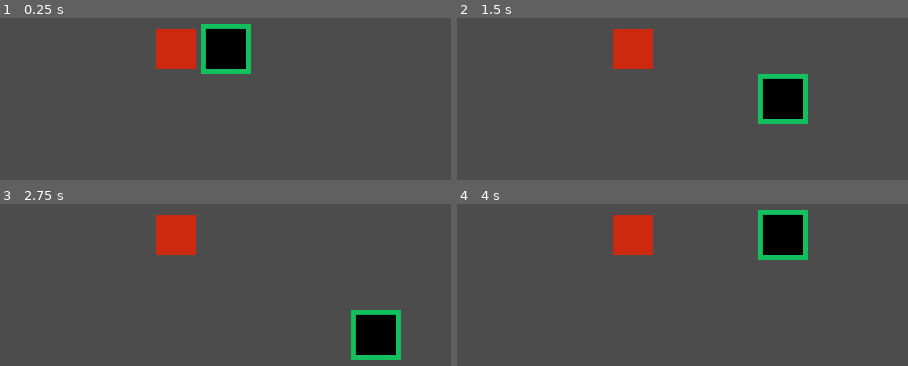
Above: before the commit, frames 1-4 (two rows, left to right).
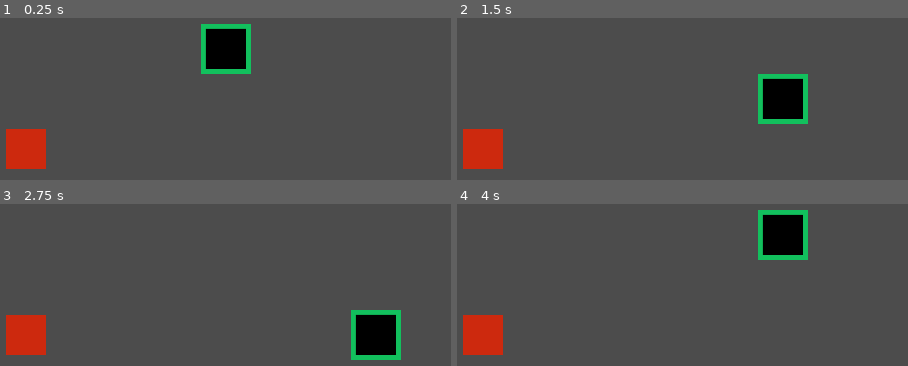
Above: after the commit, the same moments.

Repository: addja/snake
Game: Godot game, scene res://Game/Game.tscn
The game is run twice, just before and just after one commit, with the same random seed, the same clock (stepped at 60 frames per second) and the same inputs. The engine's default icon, where the game draws it, is replaced by a stand-in: a white triangle on a blue panel in a dark square.
Inputs:
- Up to frame 1 (0.25 s): no input
- Up to frame 2 (1.5 s): hold Right (ui_right) 0.53-1.28 s; tap Enter at 1.25 s; hold Down (ui_down) from 1.28 s (still down)
- Up to frame 3 (2.75 s): release Down (ui_down) at 2.03 s; hold Right (ui_right) from 2.03 s (still down)
- Up to frame 4 (4 s): tap Space at 2.75 s; release Right (ui_right) at 2.78 s; hold Up (ui_up) 2.78-3.53 s; hold Left (ui_left) from 3.53 s (still down)

The runs differ from the first frame. In frame 1, 4.4% of the frame differs, in the area x 1-44%, y 6-94%; in frame 2, 4.4%; in frame 3, 4.4%; in frame 4, 4.4%.

Commit message:
The snake grows

Diff:
--- a/Game/Game.gd
+++ b/Game/Game.gd
@@ -3,44 +3,72 @@
 # Attributes.
 var apple
 var appleScene = preload( "res://Apple/Apple.tscn" )
-var snake
+var grid = Vector2( 10, 10 )
+var snake = []
 var snakeScene = preload( "res://Snake/Snake.tscn" )
 var timeBuffer = 0
 
 # Constants.
 const TICK = 0.5
-const TILESX = 10
-const TILESY = 10
 
 # Functions.
 func free_position():
-	return Vector2( randi() % TILESX, randi() % TILESY )
+	var free = []
+	for i in range( grid.x ):
+		for j in range( grid.y ):
+			free.append( Vector2( i, j ) )
+	for piece in snake:
+		free.remove( piece.coord.x * grid.x + piece.coord.y )
+		print( piece.coord )
+	print( free )
+	return free[ randi() % free.size() ]
 	# TODO compute free positions and get one
 
 func game_over():
 	for n in get_children():
 		remove_child( n )
 		n.queue_free()
+	snake = []
+
+func move_snake():
+	var snakeSize = snake.size()
+	if snake.back().eaten:
+		snake.back().end_eat()
+		snake.append( snakeScene.instance().new_snake( snake.back().coord, grid ) )
+		add_child( snake.back() )
+	for i in range( snakeSize -1, 0, -1 ):
+			snake[ i ].coord = snake[ i - 1 ].coord
+			snake[ i ].follow()
+			if snake[ i -1 ].eaten:
+				snake[ i - 1 ].end_eat()
+				snake[ i ].eat()
+	if snake.size() > 1 && snake[ 0 ].step == -snake[ 0 ].oldStep:
+		snake[ 0 ].step = snake[ 0 ].oldStep
+	snake[ 0 ].move()
 
 func new_apple():
 	apple = appleScene.instance()
-	apple.grid( TILESX, TILESY )
-	apple.starting_position( free_position() )
+	apple.grid = grid
+	apple.coord = free_position()
 
 func new_game():
-	new_snake( TILESX / 2, TILESY / 2 )
+	snake.append( snakeScene.instance().new_snake( grid / 2, grid ) )
+	snake[ 0 ].head = true
 	new_apple()
-	add_child( snake )
+	add_child( snake[ 0 ] )
 	add_child( apple )
 
-func new_snake( x, y ):
-	snake = snakeScene.instance()
-	snake.grid( TILESX, TILESY )
-	snake.starting_position( Vector2( x, y ) )
+func ouroboros():
+	var headCoord = snake[ 0 ].coord
+	for i in range( 1, snake.size() ):
+		if snake[ i ].coord == headCoord:
+			game_over()
+			new_game()
+			return
 
 func process_collisions():
-	if snake.tiledPosition == apple.tiledPosition:
-		snake.grow()
+	if snake[ 0 ].coord == apple.coord:
+		snake[ 0 ].eaten = true
 		remove_child( apple )
 		new_apple()
 		add_child( apple )
@@ -49,8 +77,10 @@
 	timeBuffer += delta
 	if ( timeBuffer > TICK ):
 		timeBuffer = 0
-		snake.move()
 		process_collisions()
+		move_snake()
+		ouroboros()
+
 
 func _ready():
 	new_game()
--- a/GridObject/GridObject.gd
+++ b/GridObject/GridObject.gd
@@ -3,38 +3,32 @@
 class_name GridObject
 
 # Attributes.
+var coord = Vector2( 0, 0 )
+var grid = Vector2( 0, 0 )
 var spriteOffset = Vector2( 0, 0 )
 var spriteScale = Vector2( 0, 0 )
-var tiledPosition = Vector2( 0, 0 )
-var tiles = Vector2( 0, 0 )
 
 # Functions.
 func coord_to_position():
-	tiledPosition = wrap_map( tiledPosition )
-	position = tiledPosition * spriteScale + spriteOffset
-
-func grid( tilesX, tilesY ):
-	tiles = Vector2( tilesX, tilesY )
+	coord = wrap_map()
+	position = coord * spriteScale + spriteOffset
 
 func prepare_sprite():
-	spriteScale = Vector2( self.get_viewport().get_visible_rect().size.x / tiles.x,
-		self.get_viewport().get_visible_rect().size.y / tiles.y )
+	spriteScale = Vector2( self.get_viewport().get_visible_rect().size.x / grid.x,
+						   self.get_viewport().get_visible_rect().size.y / grid.y )
 	self.set_scale( spriteScale / self.get_texture().get_size() )
 	spriteOffset = spriteScale / 2
 
-func starting_position( coord ):
-	tiledPosition = coord
-
-func wrap_map( pos ):
-	if pos.x >= tiles.x:
-		pos.x = 0
-	elif pos.x < 0:
-		pos.x = tiles.x - 1
-	if pos.y >= tiles.y:
-		pos.y = 0
-	elif pos.y < 0:
-		pos.y = tiles.y - 1
-	return pos
+func wrap_map():
+	if coord.x >= grid.x:
+		coord.x = 0
+	elif coord.x < 0:
+		coord.x = grid.x - 1
+	if coord.y >= grid.y:
+		coord.y = 0
+	elif coord.y < 0:
+		coord.y = grid.y - 1
+	return coord
 
 func _ready():
 	prepare_sprite()
--- a/Snake/Snake.gd
+++ b/Snake/Snake.gd
@@ -1,23 +1,36 @@
 extends GridObject
 
 # Attributes.
-var snakeAte = false
+var head = false
+var eaten = false
+var oldStep = Vector2( -2, -2 )
 var snakeTexture = preload( "res://Assets/Snake.png" )
 var snakeAppleTexture = preload( "res://Assets/SnakeAteApple.png" )
 var step = Vector2( 0, 0 )
 
 # Functions.
-func grow():
-	snakeAte = true
+func eat():
+	eaten = true
 	texture = snakeAppleTexture
-	# TODO make snake grow
+
+func follow():
+	coord_to_position()
 
 func move():
-	tiledPosition += step
-	coord_to_position()
-	if snakeAte:
-		snakeAte = false
+	coord += step
+	oldStep = step
+	follow()
+
+func end_eat():
+		eaten = false
 		texture = snakeTexture
+
+func new_snake( coord, grid ):
+	var snake = get_script().new()
+	snake.grid = grid
+	snake.coord = coord
+	snake.position = position
+	return snake
 
 func player_step():
 	var movement = Vector2( 0, 0 )
@@ -36,7 +49,8 @@
 	texture = snakeTexture  # This cannot be in the parent class
 
 func _process( delta ):
-	player_step()
+	if head:
+		player_step()
 
 func _ready():
 	step = Vector2( 1, 0 )
